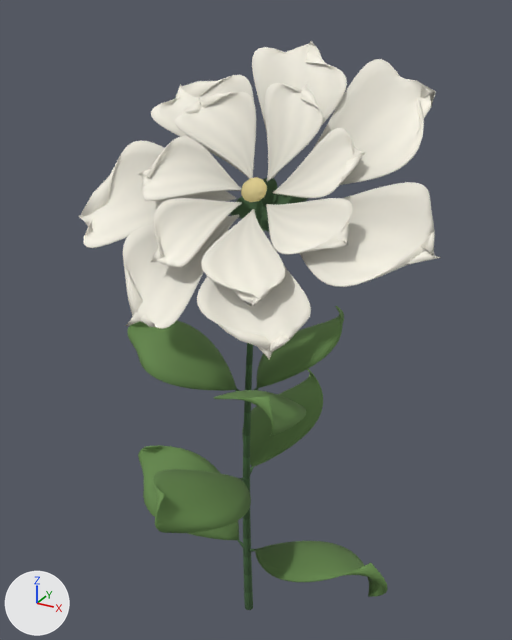
One commit to the glTF model www/models/flowers/gardenia-fine-v2.glb: the scene before it, then after it.
Rendered twice from a camera (50 mm lens) standing at (0.907, -1.599, 1.878) and looking at (0.005, 0.041, 1.058). Every picture has the same lights, and +X, +Y and +Z are marked at lower left. The first picture is the older version. Vertices at exactly the same position are counted once.

In view in the first picture: 'gardenia-fine-v2-leaf', 'gardenia-fine-v2-petal', 'gardenia-fine-v2-stem' and 1 more.
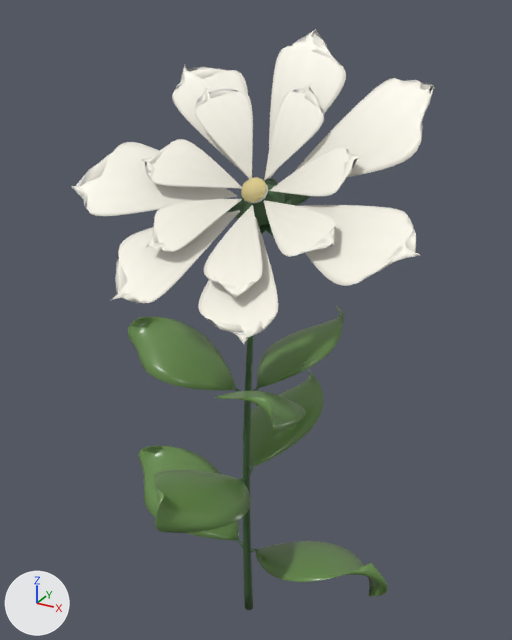
Where the change shows, as pixel boxes [x1, y1, x2, y2] in the pictures (512 x 640 px):
'gardenia-fine-v2-petal', reshaped
    before: [79, 41, 441, 359]
    after: [71, 29, 435, 344]
part 1 of me_gardenia_fine_v2_petal, rebuilt (31% shorter)
    before: [79, 140, 236, 248]
    after: [71, 142, 237, 216]
part 2 of me_gardenia_fine_v2_petal, rebuilt
    before: [197, 266, 311, 359]
    after: [198, 217, 278, 344]
part 3 of me_gardenia_fine_v2_petal, rebuilt
    before: [313, 59, 436, 185]
    after: [294, 78, 435, 177]
part 4 of me_gardenia_fine_v2_petal, rebuilt (25% narrower, 14% taller)
    before: [151, 75, 254, 174]
    after: [172, 65, 249, 178]
part 5 of me_gardenia_fine_v2_petal, rebuilt (29% narrower)
    before: [201, 209, 285, 307]
    after: [204, 205, 263, 298]
part 6 of me_gardenia_fine_v2_petal, rebuilt (30% shorter)
    before: [273, 128, 366, 198]
    after: [269, 147, 360, 196]
part 7 of me_gardenia_fine_v2_petal, rebuilt (28% narrower)
    before: [175, 92, 256, 179]
    after: [195, 87, 253, 179]
part 8 of me_gardenia_fine_v2_petal, rebuilt (12% wider, 19% shorter)
    before: [123, 214, 239, 329]
    after: [110, 210, 240, 303]
part 9 of me_gardenia_fine_v2_petal, rebuilt (14% narrower, 23% shorter)
    before: [300, 182, 441, 287]
    after: [299, 205, 420, 286]
part 10 of me_gardenia_fine_v2_petal, rebuilt (18% narrower, 8% taller)
    before: [252, 41, 347, 179]
    after: [268, 29, 346, 178]
part 11 of me_gardenia_fine_v2_petal, rebuilt (23% shorter)
    before: [151, 198, 242, 267]
    after: [146, 199, 242, 252]
part 12 of me_gardenia_fine_v2_petal, rebuilt (17% narrower)
    before: [266, 198, 353, 255]
    after: [264, 200, 336, 257]
part 13 of me_gardenia_fine_v2_petal, rebuilt
    before: [265, 83, 323, 182]
    after: [264, 84, 324, 180]
part 14 of me_gardenia_fine_v2_petal, rebuilt (23% shorter)
    before: [138, 136, 242, 201]
    after: [142, 139, 242, 189]
part 15 of me_gardenia_fine_v2_petal, added
    after: [242, 183, 268, 203]

The change in detail:
me_gardenia_fine_v2_petal is used by ob_gardenia_fine_v2_petal; location (0.0, 0.0, 0.0).
me_gardenia_fine_v2_petal had 5852 vertices, 11648 faces and spanned x -0.442..0.54, y -0.347..0.285, z 1.135..1.798.
me_gardenia_fine_v2_petal now has 5992 vertices, 11924 faces and spans x -0.429..0.516, y -0.362..0.22, z 1.186..1.829.
me_gardenia_fine_v2_petal part 1: the loose piece of 418 vertices spanning x -0.442..-0.023, y -0.266..-0.014, z 1.311..1.552 is rebuilt with 418 vertices and now spans x -0.429..-0.015, y -0.222..-0.023, z 1.384..1.549.
me_gardenia_fine_v2_petal part 2: the loose piece of 418 vertices spanning x 0.016..0.305, y -0.308..-0.049, z 1.135..1.378 is rebuilt with 418 vertices and now spans x 0.029..0.235, y -0.356..-0.054, z 1.186..1.391.
me_gardenia_fine_v2_petal part 3: the loose piece of 418 vertices spanning x 0.096..0.431, y -0.002..0.233, z 1.447..1.762 is rebuilt with 418 vertices and now spans x 0.091..0.437, y 0.001..0.15, z 1.453..1.723.
me_gardenia_fine_v2_petal part 4: the loose piece of 418 vertices spanning x -0.318..0.003, y 0.004..0.148, z 1.464..1.716 is rebuilt with 418 vertices and now spans x -0.261..0.008, y 0.011..0.134, z 1.468..1.737.
me_gardenia_fine_v2_petal part 5: the loose piece of 418 vertices spanning x 0.01..0.229, y -0.272..-0.055, z 1.241..1.413 is rebuilt with 418 vertices and now spans x 0.02..0.173, y -0.295..-0.061, z 1.269..1.424.
me_gardenia_fine_v2_petal part 6: the loose piece of 418 vertices spanning x 0.085..0.31, y -0.076..0.044, z 1.448..1.613 is rebuilt with 418 vertices and now spans x 0.081..0.311, y -0.065..0.019, z 1.456..1.574.
me_gardenia_fine_v2_petal part 7: the loose piece of 418 vertices spanning x -0.213..0.021, y -0.023..0.081, z 1.469..1.68 is rebuilt with 418 vertices and now spans x -0.17..0.024, y -0.017..0.079, z 1.475..1.692.
me_gardenia_fine_v2_petal part 8: the loose piece of 418 vertices spanning x -0.229..0.005, y -0.347..-0.044, z 1.149..1.389 is rebuilt with 418 vertices and now spans x -0.23..0.01, y -0.362..-0.05, z 1.223..1.402.
me_gardenia_fine_v2_petal part 9: the loose piece of 418 vertices spanning x 0.103..0.54, y -0.207..-0.003, z 1.307..1.513 is rebuilt with 418 vertices and now spans x 0.097..0.516, y -0.21..-0.026, z 1.313..1.462.
me_gardenia_fine_v2_petal part 10: the loose piece of 418 vertices spanning x -0.079..0.206, y 0.036..0.285, z 1.472..1.798 is rebuilt with 418 vertices and now spans x -0.002..0.201, y 0.023..0.22, z 1.475..1.829.
me_gardenia_fine_v2_petal part 11: the loose piece of 418 vertices spanning x -0.16..0.015, y -0.264..-0.048, z 1.297..1.436 is rebuilt with 418 vertices and now spans x -0.162..0.019, y -0.255..-0.055, z 1.331..1.434.
me_gardenia_fine_v2_petal part 12: the loose piece of 418 vertices spanning x 0.079..0.339, y -0.195..-0.039, z 1.358..1.474 is rebuilt with 418 vertices and now spans x 0.076..0.32, y -0.19..-0.048, z 1.352..1.441.
me_gardenia_fine_v2_petal part 13: the loose piece of 418 vertices spanning x 0.011..0.187, y 0.0..0.143, z 1.471..1.704 is rebuilt with 418 vertices and now spans x 0.054..0.184, y -0.012..0.113, z 1.477..1.707.
me_gardenia_fine_v2_petal part 14: the loose piece of 418 vertices spanning x -0.273..0.002, y -0.169..-0.023, z 1.428..1.573 is rebuilt with 418 vertices and now spans x -0.259..0.007, y -0.128..-0.027, z 1.455..1.565.
me_gardenia_fine_v2_petal part 15: a new loose piece of 140 vertices spanning x 0.01..0.081, y -0.066..-0.012, z 1.426..1.483, in mat_gardenia_petal_001.
